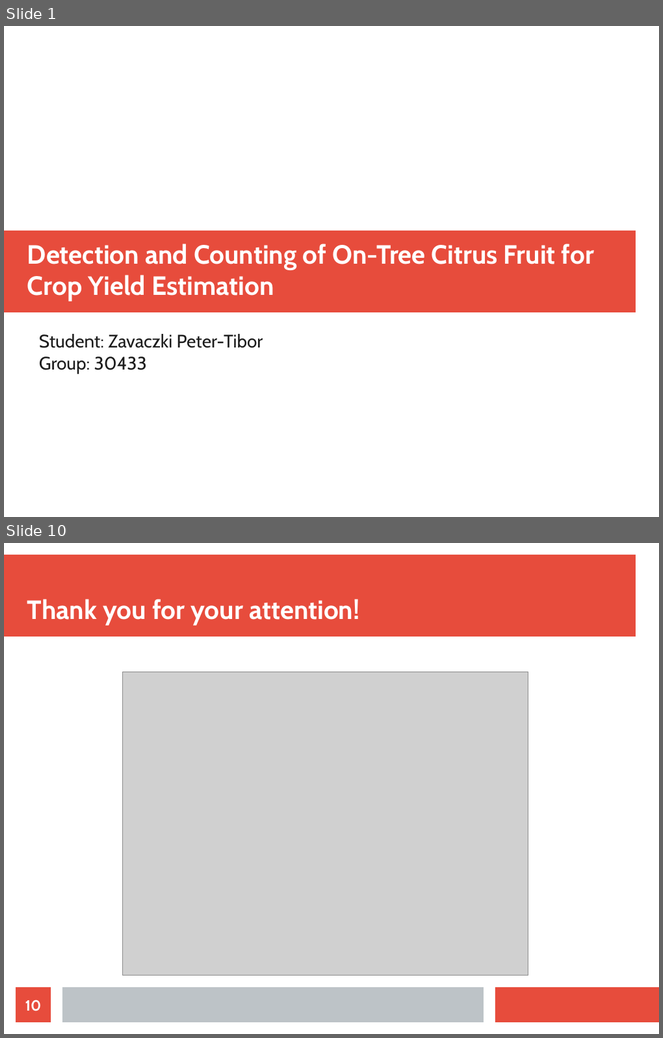
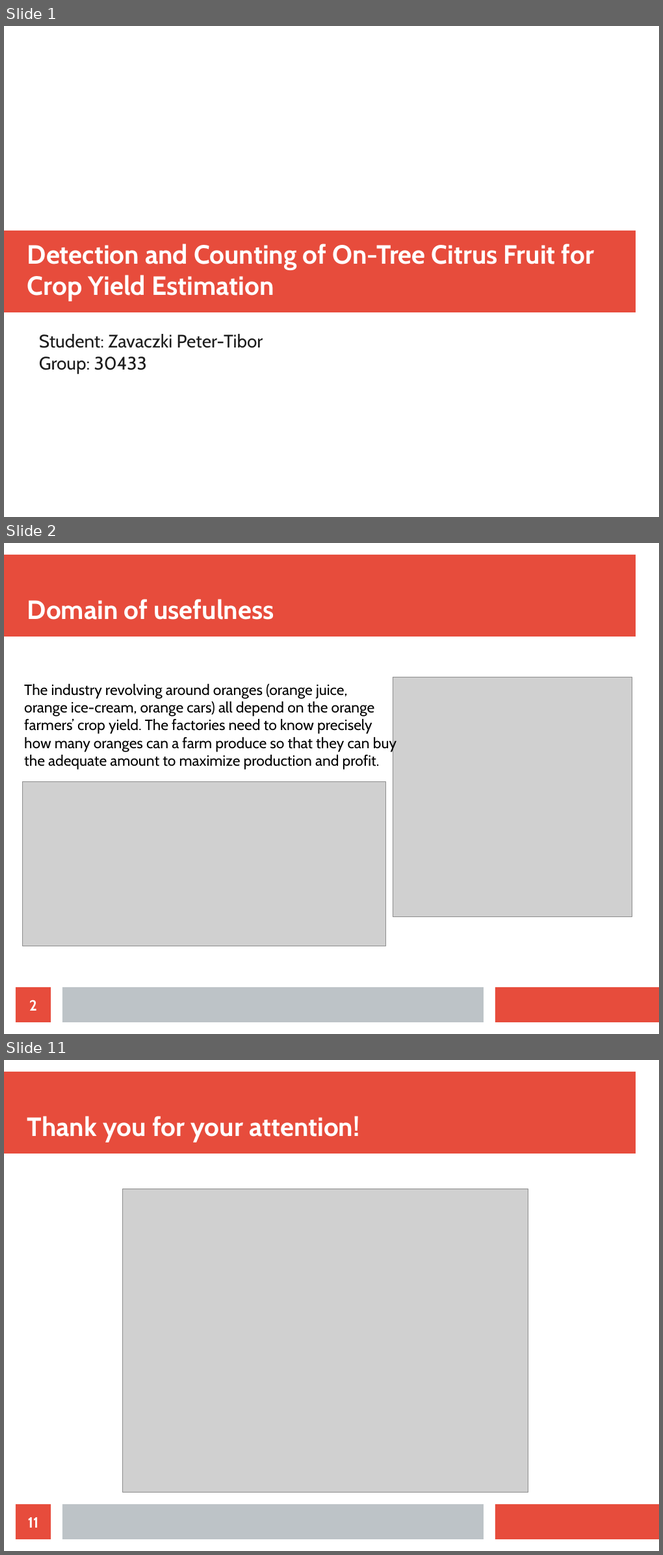
Before and after one commit to bloopeti/IP_OrangeDetection, a slide deck: Documents/Presentation.odp. Shown one above the other, each under a label of ours: slides 1 and 10 before the commit, slides 1, 2 and 11 after it; the slides between them are not shown. The pictures are 663x1038 and 663x1555 pixels, drawn with LibreOffice and Linux fonts; fonts in the diff are those of the drawing; grey boxes stand for pictures. Boxes give left, top, right and bottom in pixels: in the first picture for what was removed or moved away, otherwise in the second. Text is boxed around its words. In the diff, an @@ line names an element or a change of style, - is before the commit and + after.

```diff
--- a/Documents/Presentation.odp
+++ b/Documents/Presentation.odp
@@ slide 2 added at (4, 543, 659, 1034), background #FFFFFF; not listed: 3 template elements that a slide beside it also shows @@
@@ title added at (27, 599, 274, 620), 32 pt, text #FFFFFF, bold @@
+Domain of usefulness
@@ picture added at (393, 678, 633, 917) @@
@@ text added at (24, 684, 397, 770), 18 pt, text #000000 @@
+The industry revolving around oranges (orange juice,
+orange ice-cream, orange cars) all depend on the orange
+farmers’ crop yield. The factories need to know precisely
+how many oranges can a farm produce so that they can buy
+the adequate amount to maximize production and profit.
@@ picture added at (23, 782, 386, 946) @@
@@ page number added at (16, 988, 51, 1023), fill #E74C3C, 18 pt, text #FFFFFF, bold @@
+2
@@ what was slide 10 is now slide 11 @@
@@ page number at (28, 1518, 39, 1528): text changed @@
-10
+11
```
Also in this commit, not shown: 1 slide changed, 7 other slides added, 7 slides removed, 8 other files.
